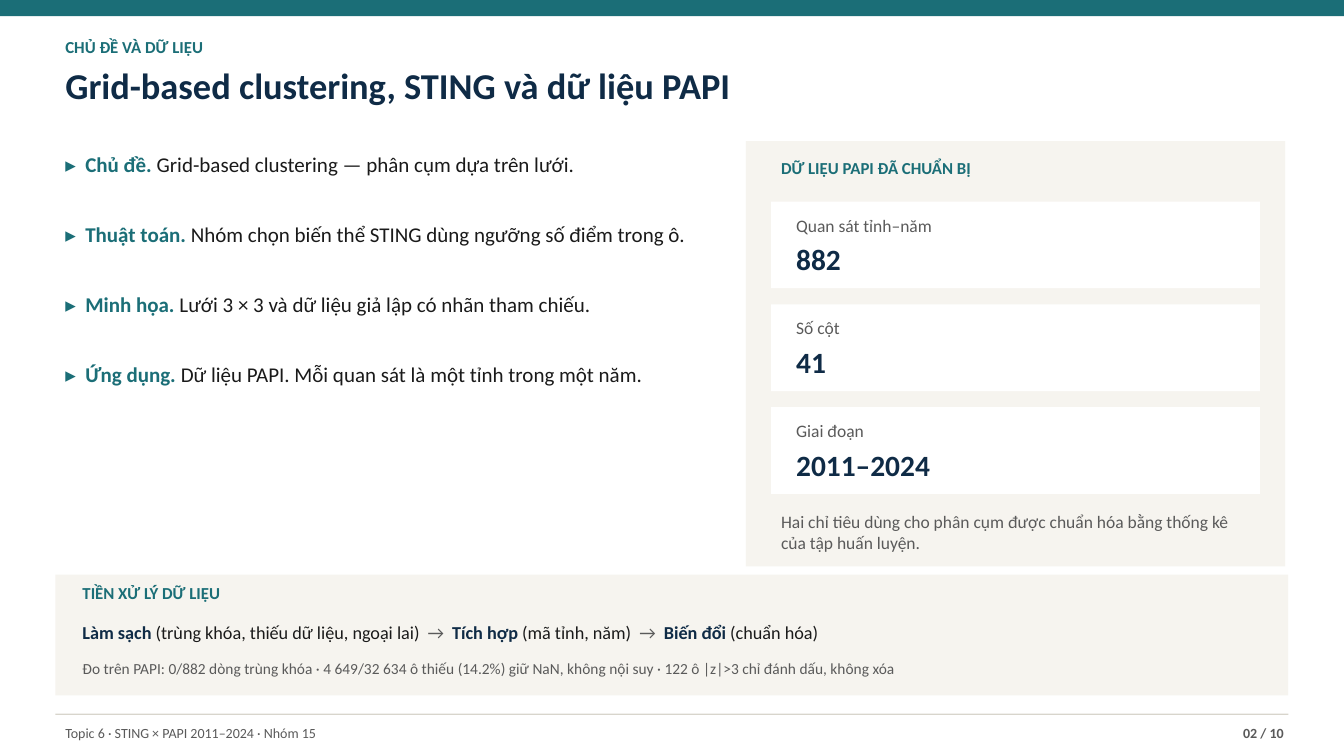
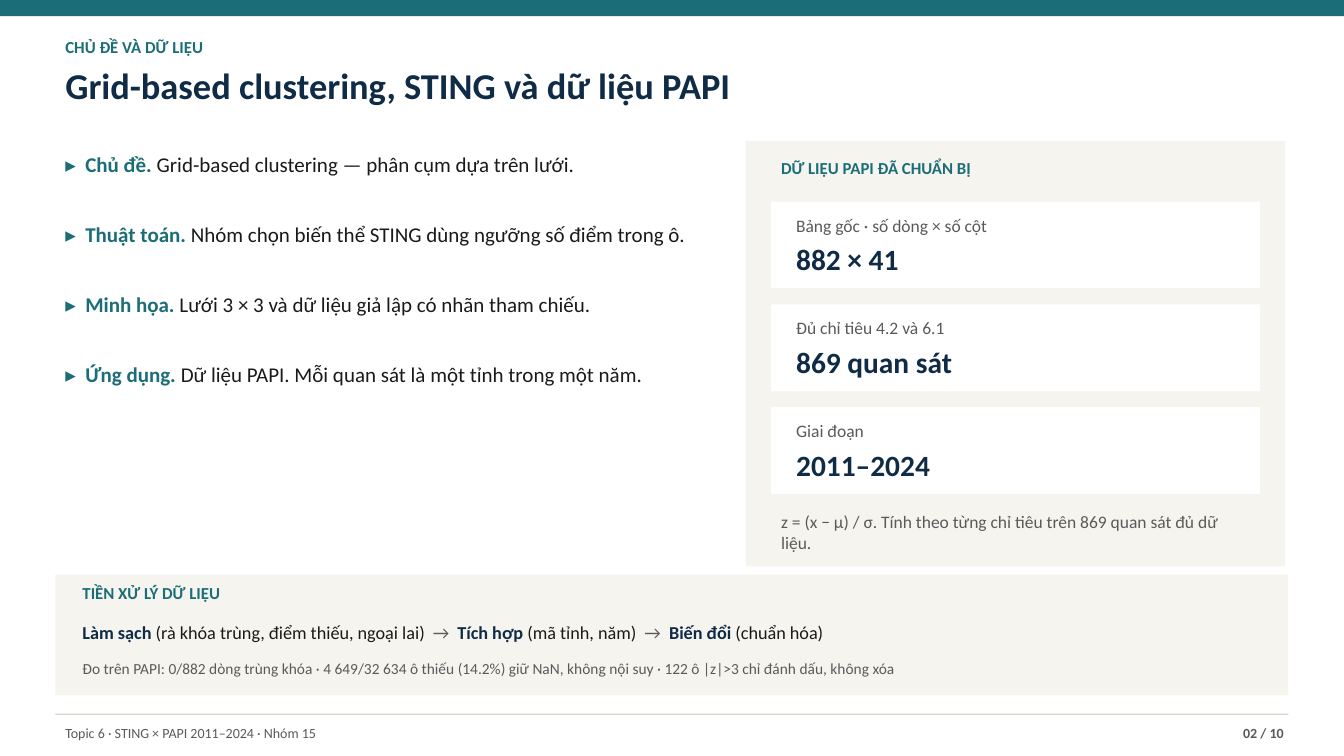
Before and after one commit to JasonTM17/Grid_Based_Sociology, a slide deck: slide 2 of slides/submission.pptx. Drawn at 1344x756 pixels with LibreOffice and Linux fonts; fonts in the diff are those of the drawing. Boxes give left, top, right and bottom in pixels: in the first picture for what was removed or moved away, otherwise in the second. Text is boxed around its words. In the diff, an @@ line names an element or a change of style, - is before the commit and + after.

```diff
--- a/slides/submission.pptx
+++ b/slides/submission.pptx
@@ text at (x1=796, y1=219, x2=987, y2=271): text changed @@
-Quan sát tỉnh–năm
-882
+Bảng gốc · số dòng × số cột
+882 × 41
@@ text at (x1=796, y1=322, x2=952, y2=378): text changed @@
-Số cột
-41
+Đủ chỉ tiêu 4.2 và 6.1
+869 quan sát
@@ text at (x1=781, y1=515, x2=1218, y2=552): text changed @@
-Hai chỉ tiêu dùng cho phân cụm được chuẩn hóa bằng thống kê của tập huấn luyện.
+z = (x − μ) / σ. Tính theo từng chỉ tiêu trên 869 quan sát đủ dữ liệu.
@@ text at (x1=82, y1=624, x2=823, y2=643): text changed @@
-Làm sạch (trùng khóa, thiếu dữ liệu, ngoại lai) → Tích hợp (mã tỉnh, năm) → Biến đổi (chuẩn hóa)
+Làm sạch (rà khóa trùng, điểm thiếu, ngoại lai) → Tích hợp (mã tỉnh, năm) → Biến đổi (chuẩn hóa)
```
Also in this commit, not shown: 3 other slides changed, 1 slide added, 1 slide removed, 43 other files.
